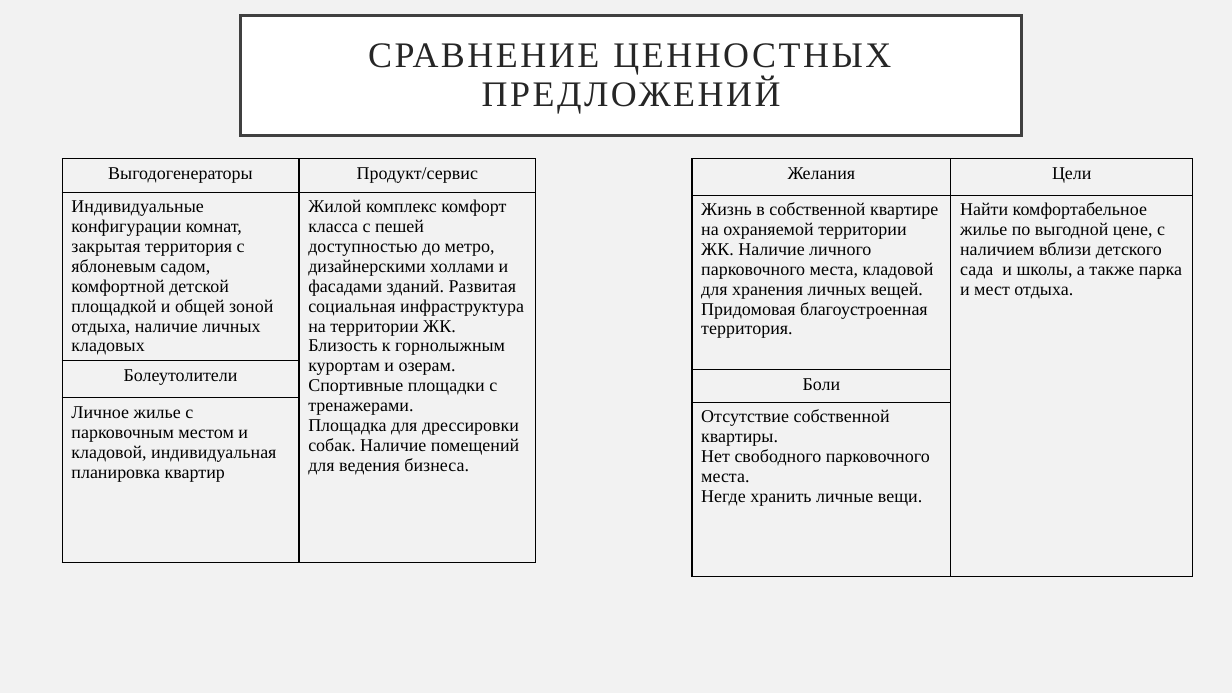
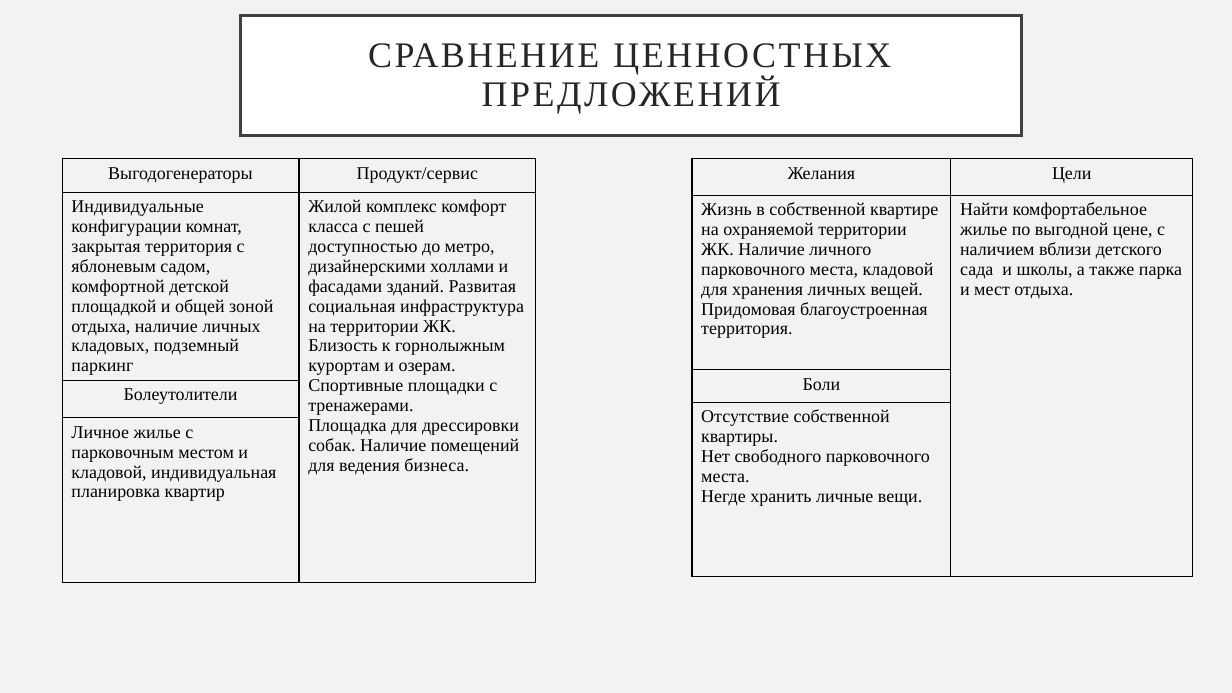
Before and after one commit to DnineO/3-term-of-SPBSTU, a slide deck: slide 3 of Бизнес-планирование в строительстве/Ценностное предложение.pptx. Drawn at 1232x693 pixels with LibreOffice and Linux fonts; fonts in the diff are those of the drawing. Boxes give left, top, right and bottom in pixels: in the first picture for what was removed or moved away, otherwise in the second. Text is boxed around its words. In the diff, an @@ line names an element or a change of style, - is before the commit and + after.

```diff
--- a/Бизнес-планирование в строительстве/Ценностное предложение.pptx
+++ b/Бизнес-планирование в строительстве/Ценностное предложение.pptx
@@ table at bbox=[62, 159, 535, 598] @@
-row 2, column 1: Индивидуальные конфигурации комнат, закрытая территория с яблоневым садом, комфортной детской площадкой и общей зоной отдыха, наличие личных кладовых
+row 2, column 1: Индивидуальные конфигурации комнат, закрытая территория с яблоневым садом, комфортной детской площадкой и общей зоной отдыха, наличие личных кладовых, подземный паркинг
```
